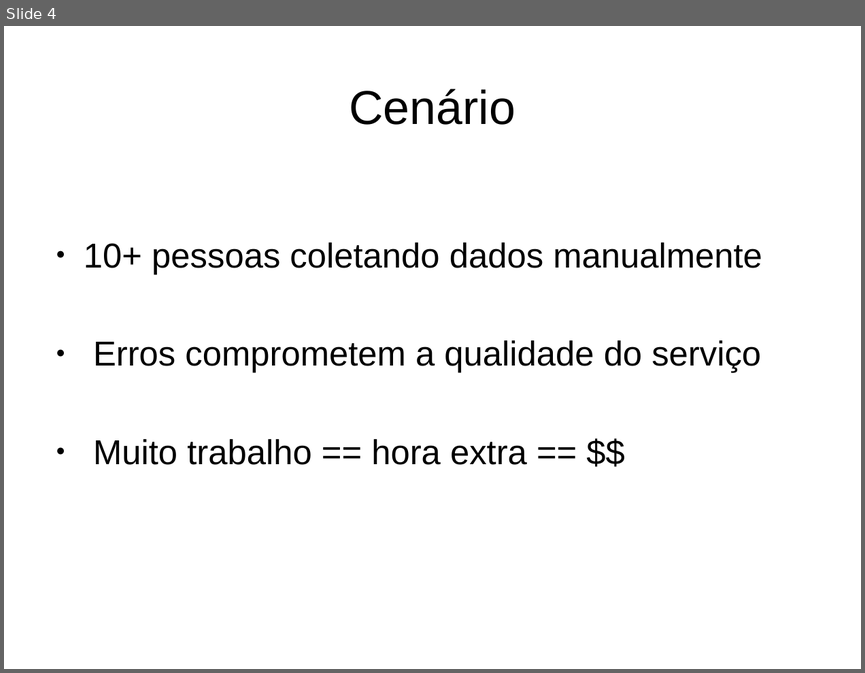
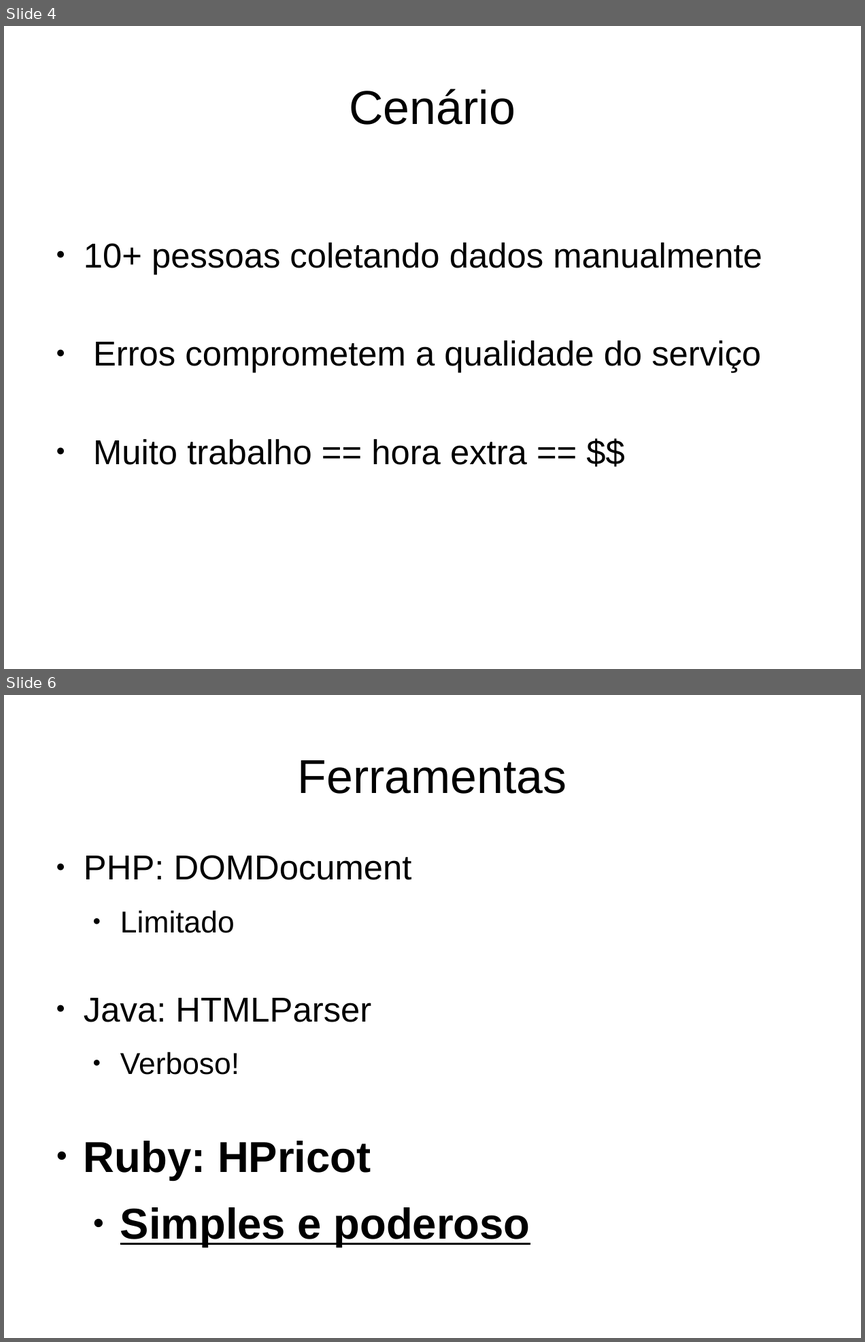
Before and after one commit to jonasfa/hpricot_gurusp, a slide deck: Hpricot guru-sp.odp. Shown one above the other, each under a label of ours: slide 4 before the commit, slides 4 and 6 after it; the slides between them are not shown. The pictures are 865x673 and 865x1342 pixels, drawn with LibreOffice and Linux fonts; fonts in the diff are those of the drawing; background and template pictures are left out. Boxes give left, top, right and bottom in pixels: in the first picture for what was removed or moved away, otherwise in the second. Text is boxed around its words. In the diff, an @@ line names an element or a change of style, - is before the commit and + after.

Commit message:
Ferramentas

```diff
--- a/Hpricot guru-sp.odp
+++ b/Hpricot guru-sp.odp
@@ slide 6 added at (x1=4, y1=695, x2=861, y2=1338), background #FFFFFF @@
@@ title added at (x1=298, y1=760, x2=567, y2=794), 44 pt, text #000000 @@
+Ferramentas
@@ text added at (x1=84, y1=855, x2=530, y2=1246), 32 pt, text #000000 @@
+● PHP: DOMDocument
+  ● Limitado
+● Java: HTMLParser
+  ● Verboso!
+● Ruby: HPricot
+  ● Simples e poderoso
```
Also in this commit, not shown: 1 slide changed, 3 other slides added.
